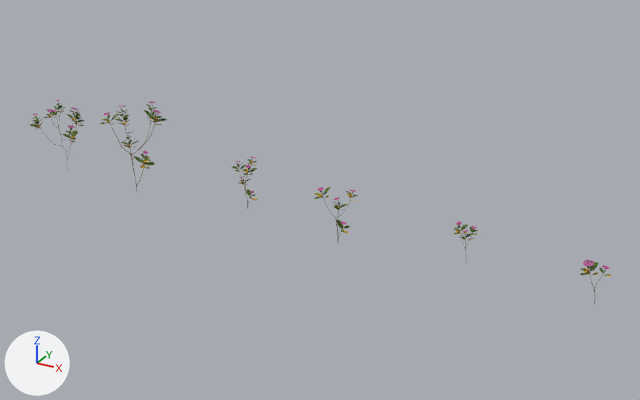
An edit to the glTF model assets/3d/dungeons/b3_industrial_candidates/v2_wildflower_colony/runtime/f3_v2_wildflower_colony.glb, drawn before and after from the same camera.
Both versions are drawn from a camera (50 mm lens) standing at (1.75, -2.91, 1.6) and looking at (0.13, 0.05, 0.13). The lights are fixed; the arrows at lower left show +X, +Y and +Z. The picture after the commit comes second. Where no turn or scale is listed for an object, it has been applied to the vertices. Vertices at exactly the same position are counted once.

In view in the first picture: 'f3_v2_polyhaven_periwinkle_plant_surface'.
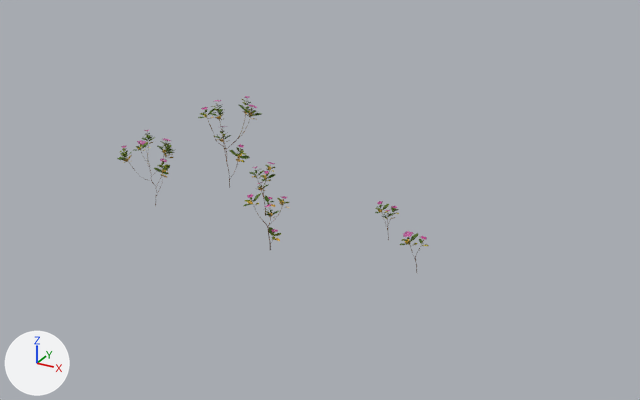
The change, as JSON lines over the scene's bpy script:
```json
{"block": "me_tree", "where": "# used by ob_f3_v2_polyhaven_periwinkle_plant_surface; location = (0.259, -0.045, 0.0)"}
{"op": "remove", "block": "me_tree", "code": "me_tree.from_pydata(...)  # 21799 vertices, 34350 faces; spans x -1.64..1.07, y -0.12..0.23, z 0.0..0.42"}
{"op": "add", "block": "me_tree", "code": "me_tree.from_pydata(...)  # 21799 vertices, 34350 faces; spans x -0.78..0.63, y -0.09..0.57, z 0.0..0.42"}
{"block": "me_tree", "change": "me_tree part 1: the loose piece of 55 vertices spanning x 0.99..1.02, y 0.0..0.04, z 0.12..0.15 is moved by (-0.44, 0.1, 0.0)"}
{"block": "me_tree", "change": "me_tree part 2: the loose piece of 123 vertices spanning x 0.97..1.01, y -0.03..0.01, z 0.16 is moved by (-0.44, 0.1, 0.0)"}
{"block": "me_tree", "change": "me_tree part 3: all 5763 vertices in x -1.14..-0.9, y -0.12..0.11, z 0.0..0.42 are moved by (0.53, 0.46, 0.0)"}
{"block": "me_tree", "change": "me_tree part 4: all 7176 vertices in x -1.64..-1.43, y -0.04..0.23, z 0.0..0.33 are moved by (0.86, 0.05, 0.0)"}
{"block": "me_tree", "change": "me_tree part 5: all 3373 vertices in x -0.58..-0.45, y 0.04..0.16, z 0.0..0.25 are moved by (0.31, 0.17, 0.0)"}
{"block": "me_tree", "change": "me_tree part 6: all 1951 vertices in x 0.46..0.55, y 0.04..0.15, z 0.0..0.17 are moved by (-0.14, 0.22, 0.0)"}
{"block": "me_tree", "change": "other edits to the shape of me_tree do not show in these pictures"}
{"op": "set", "path": "ob_f3_v2_polyhaven_periwinkle_plant_surface.location", "old": "(0.259, -0.045, 0.0)", "new": "(0.054, -0.235, 0.0)"}
```

Pixel boxes [x1, y1, x2, y2] of what changed, in the pictures (640 x 400 px; the box of a moved part takes in the faces that stretch with it):
```json
{"object": "f3_v2_polyhaven_periwinkle_plant_surface", "change": "reshaped, moved", "before": [29, 100, 611, 304], "after": [117, 96, 429, 273], "on screen": "46% narrower, 13% shorter"}
{"part": 1, "of": "me_tree", "change": "moved or reshaped", "before": [590, 262, 598, 271], "after": [410, 233, 418, 242]}
{"part": 2, "of": "me_tree", "change": "moved or reshaped", "before": [583, 260, 595, 266], "after": [403, 231, 413, 237]}
{"part": 3, "of": "me_tree", "change": "moved or reshaped", "before": [100, 101, 167, 190], "after": [198, 96, 262, 188]}
{"part": 4, "of": "me_tree", "change": "moved or reshaped", "before": [29, 100, 85, 157], "after": [117, 130, 174, 206]}
{"part": 5, "of": "me_tree", "change": "moved or reshaped", "before": [232, 156, 257, 209], "after": [249, 162, 276, 216]}
{"part": 6, "of": "me_tree", "change": "moved or reshaped", "before": [453, 221, 479, 251], "after": [375, 201, 399, 240]}
```
